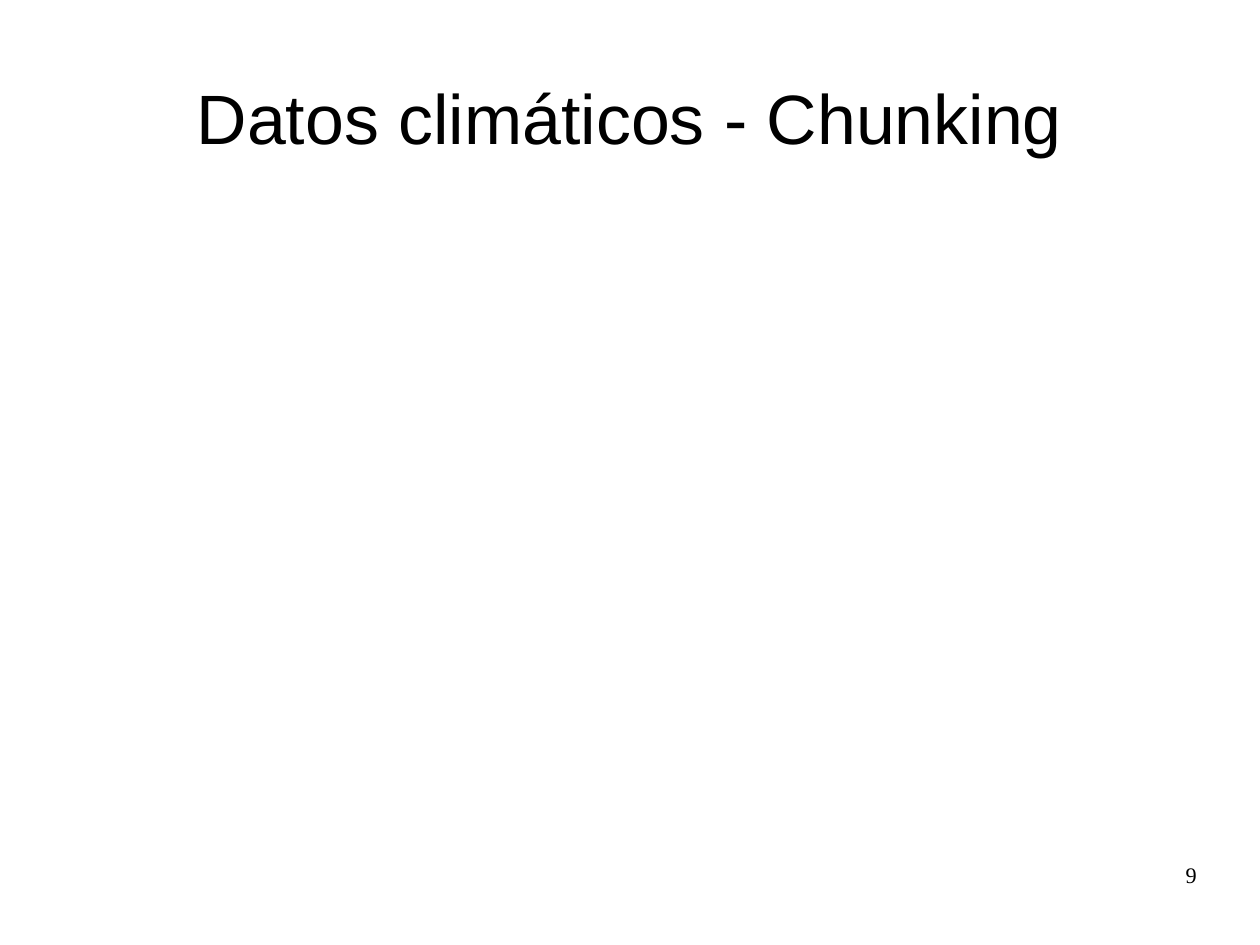
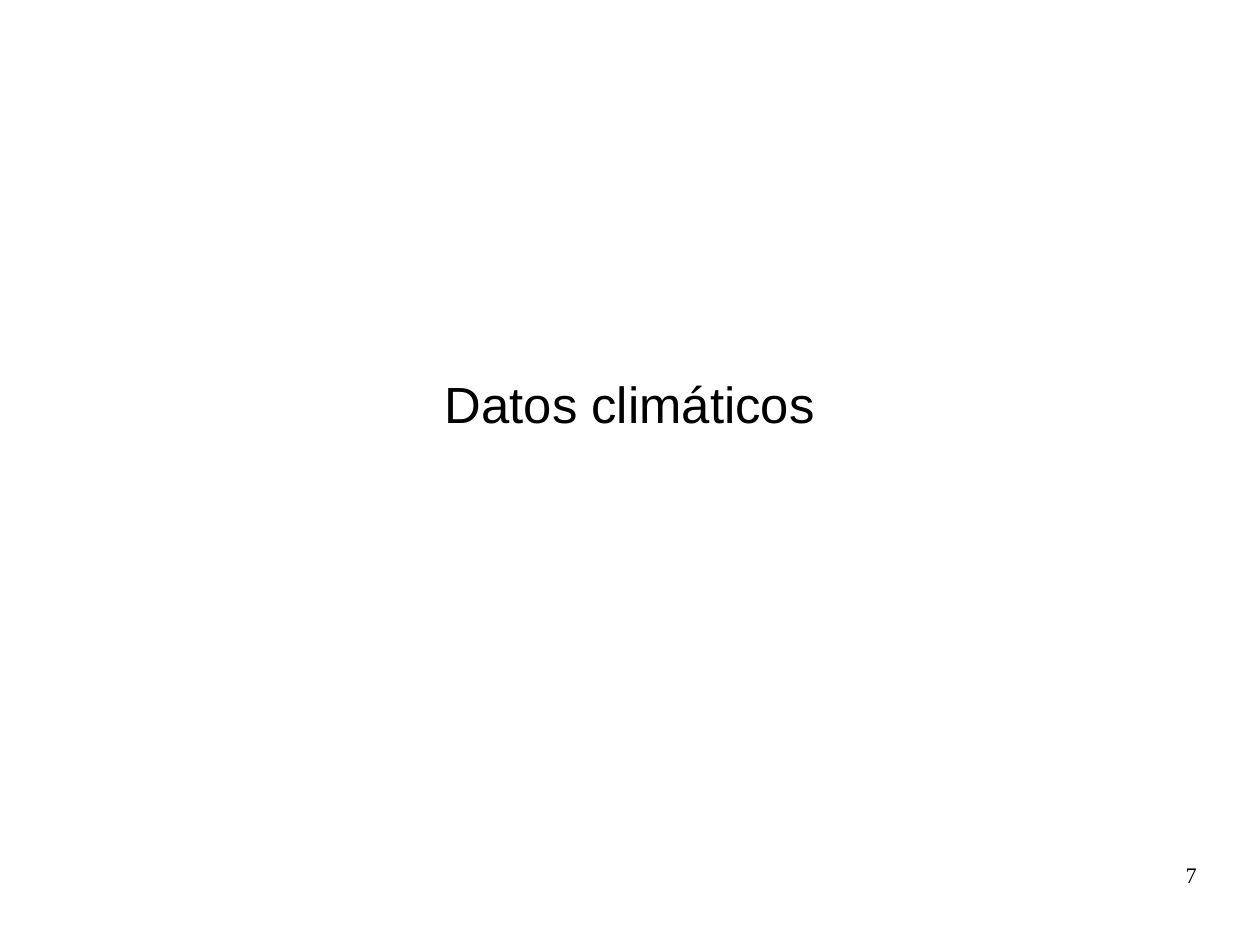
Before and after one commit to zequihg50/tfm, a slide deck: slide 7 of presentacion.odp (slide 9 before the commit). Drawn at 1260x945 pixels with LibreOffice and Linux fonts; fonts in the diff are those of the drawing. Boxes give left, top, right and bottom in pixels: in the first picture for what was removed or moved away, otherwise in the second. Text is boxed around its words. In the diff, an @@ line names an element or a change of style, - is before the commit and + after.

```diff
--- a/presentacion.odp
+++ b/presentacion.odp
@@ subtitle at [445,385,815,424]: text changed; size 44 to 32 pt @@
-Datos climáticos - Chunking
+Datos climáticos
@@ page number at [1186,868,1197,883]: text changed @@
-9
+7
```
Also in this commit, not shown: 3 other slides changed, 20 slides added, 1 other file.
